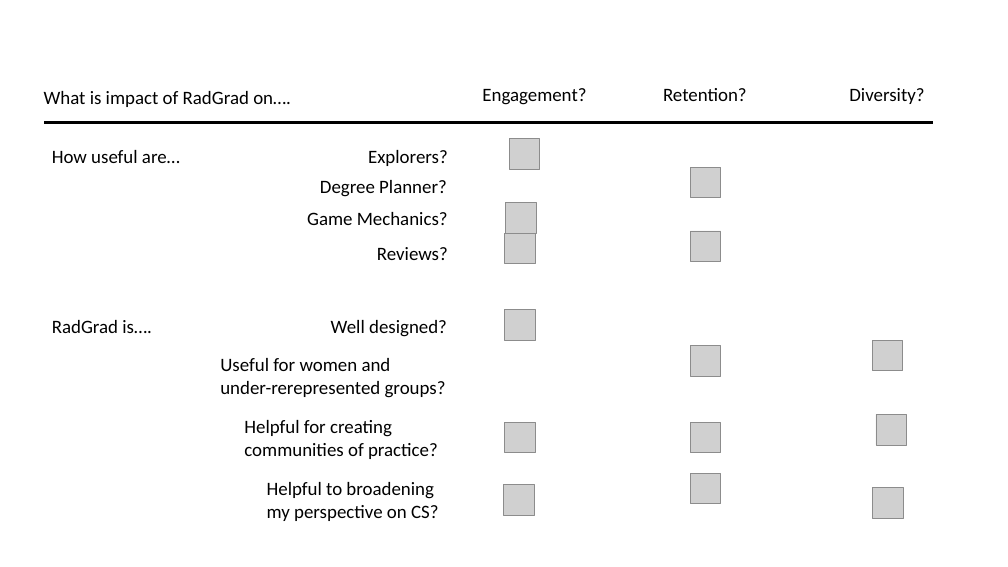
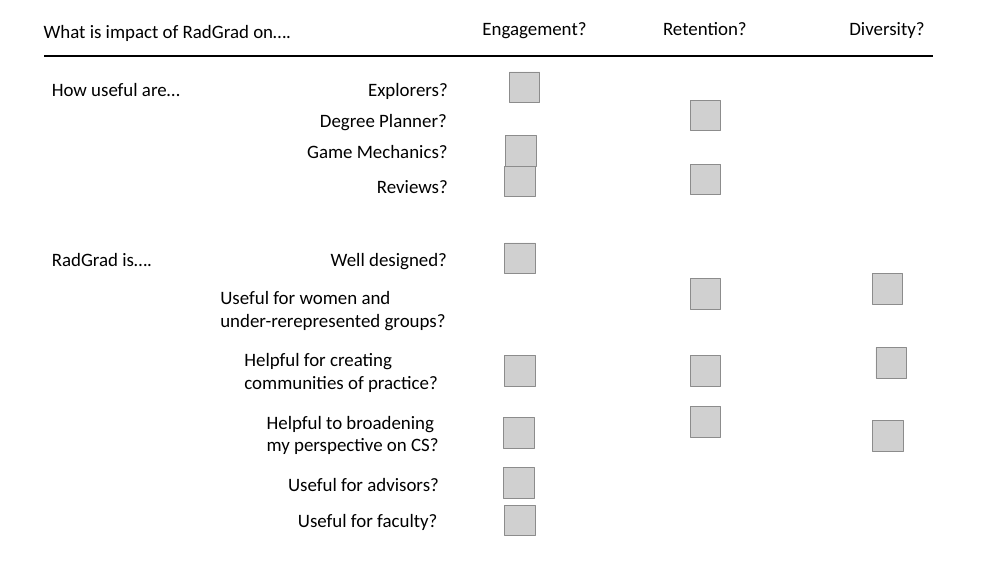
Before and after one commit to radgrad/journal-2022, a slide deck: slide 1 of images/research-questions.pptx. Drawn at 1008x567 pixels with LibreOffice and Linux fonts; fonts in the diff are those of the drawing; grey boxes stand for pictures. Boxes give left, top, right and bottom in pixels: in the first picture for what was removed or moved away, otherwise in the second. Text is boxed around its words. In the diff, an @@ line names an element or a change of style, - is before the commit and + after.

```diff
--- a/images/research-questions.pptx
+++ b/images/research-questions.pptx
@@ 11 texts, 10 pictures, 1 line: place and size @@
-11 texts, 10 pictures, 1 line at (44, 88, 934, 521)
+11 texts, 10 pictures, 1 line at (44, 22, 934, 454)
@@ 4 pictures, 3 texts: place and size @@
-4 pictures, 3 texts at (52, 180, 903, 518)
+4 pictures, 3 texts at (52, 114, 903, 451)
@@ text added at (288, 478, 439, 491), 18 pt, text #000000 @@
+Useful for advisors?
@@ picture added at (504, 468, 534, 498) @@
@@ picture added at (505, 505, 535, 535) @@
@@ text added at (298, 514, 437, 530), 18 pt, text #000000 @@
+Useful for faculty?
```
Also in this commit, not shown: 4 other files.
